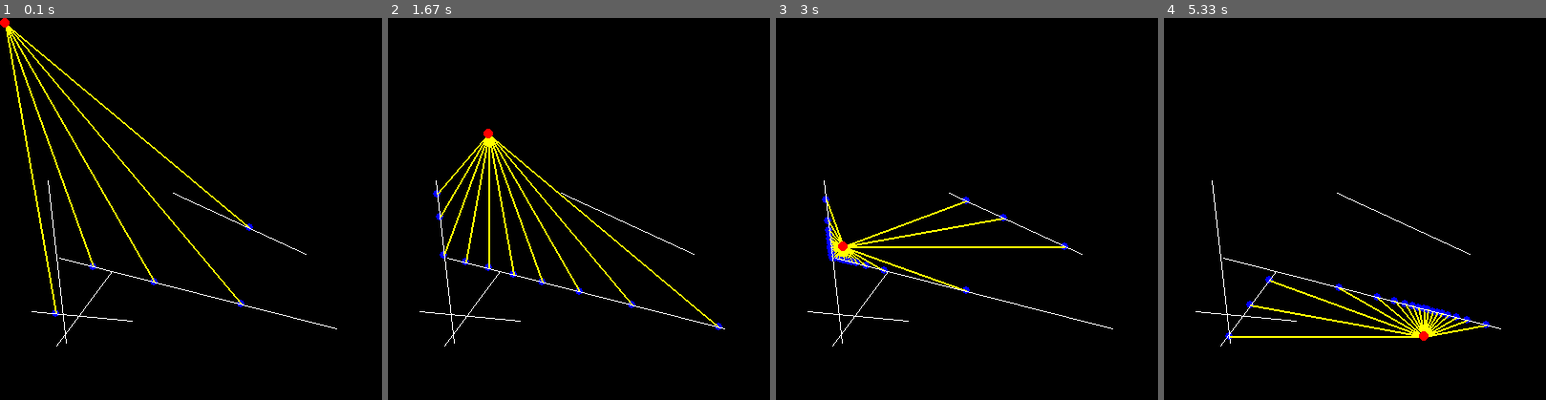
Above: before the commit, frames 1-4 (left to right).
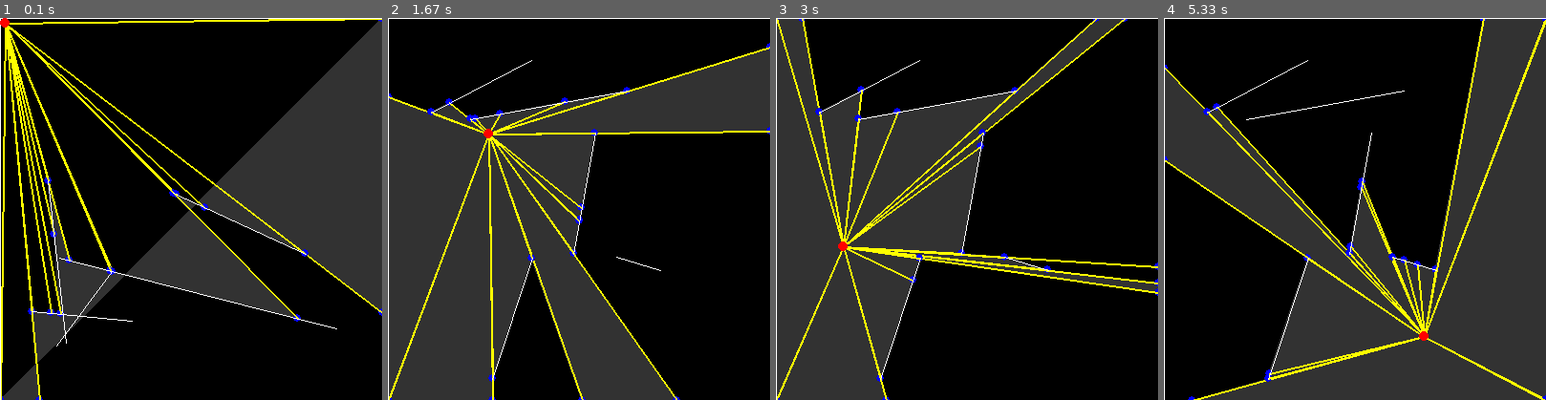
Above: after the commit, the same moments.

Repository: tea-enjoyer11/PlatformerGame0
Game: pygame game, started from raycasting example.py
Same seed, same stepped clock (60 frames per second), same inputs: the game is played once before the commit and once after it.
Inputs (mouse positions are in pixels of both pictures, inside the frame that each line leads up to):
- Up to frame 1 (0.1 s): no input
- Up to frame 2 (1.67 s): hold R 0.33-0.8 s; move the mouse to (563, 224) at 0.37 s; click (617, 293) at 0.88 s; click (716, 342) at 1.22 s; click (487, 132) at 1.55 s
- Up to frame 3 (3 s): click (967, 254) at 1.88 s; click (913, 128) at 2.22 s; click (1100, 308) at 2.55 s; click (844, 247) at 2.88 s
- Up to frame 4 (5.33 s): click (1244, 132) at 3.22 s; click (1263, 277) at 3.55 s; click (1492, 296) at 3.88 s; click (1240, 350) at 4.22 s; click (1236, 231) at 4.55 s; click (1377, 315) at 4.88 s; click (1423, 335) at 5.22 s

The runs differ from the first frame. In frame 1, 32% of the frame differs, in the area x 0-100%, y 0-100%; in frame 2, 47%; in frame 3, 40%; in frame 4, 51%.

Commit message:
raycasting v2

Diff:
--- a/raycasting example.py
+++ b/raycasting example.py
@@ -1,3 +1,4 @@
+# https://www.youtube.com/watch?v=TOEi6T2mtHo
 from Scripts.utils_math import dist
 import math
 import pygame
@@ -17,9 +18,13 @@
 
 
 class Ray:
-    def __init__(self, pos: Vector2, angle: float) -> None:
+    def __init__(self, pos: Vector2, dir: Vector2) -> None:
         self.pos = pos
-        self.dir = Vector2(math.cos(angle), math.sin(angle)) * 10
+        # self.dir = Vector2(math.cos(angle), math.sin(angle)) * 10
+        self.dir = dir
+        if self.dir.length() != 0:
+            self.dir = self.dir.normalize()
+        self.angle = math.atan2(self.dir.y, self.dir.x) % 360
 
     def set_pos(self, pos: Vector2):
         self.pos = pos
@@ -62,8 +67,16 @@
         self.pos = pos
         self.rays: list[Ray] = []
 
-        for a in range(0, 360, 10):
-            self.rays.append(Ray(self.pos, math.radians(a)))
+    def update_rays(self, walls: list[Boundary]):
+        self.rays = []
+        for b in walls:
+            self.rays.append(Ray(self.pos, (b.p1 - self.pos - Vector2(0.00001))))
+            self.rays.append(Ray(self.pos, (b.p1 - self.pos)))
+            self.rays.append(Ray(self.pos, (b.p1 - self.pos + Vector2(0.00001))))
+
+            self.rays.append(Ray(self.pos, (b.p2 - self.pos - Vector2(0.00001))))
+            self.rays.append(Ray(self.pos, (b.p2 - self.pos)))
+            self.rays.append(Ray(self.pos, (b.p2 - self.pos + Vector2(0.00001))))
 
     def cast(self, walls: list[Boundary]) -> list[Vector2]:
         l = []
@@ -79,8 +92,10 @@
                         closest = p
 
             if closest:
-                l.append(closest)
-        return l
+                l.append((closest, r.angle))
+
+        l = sorted(l, key=lambda x: x[1])
+        return [point for point, angle in l]
 
     def render(self, screen: Surface):
         pygame.draw.circle(screen, "red", self.pos, 5)
@@ -92,7 +107,9 @@
 
 
 walls = [Boundary(Vector2(random.randint(20, 380), random.randint(20, 380)), Vector2(random.randint(20, 380), random.randint(20, 380))) for _ in range(5)]
+walls.extend([Boundary(Vector2(0, 0), Vector2(0, 400)), Boundary(Vector2(0, 400), Vector2(400, 400)), Boundary(Vector2(400, 400), Vector2(400, 0)), Boundary(Vector2(400, 0), Vector2(0, 0))])
 part = Particle(Vector2(100, 200))
+part.update_rays(walls)
 
 while True:
     dt = clock.tick(0) * 0.001
@@ -103,10 +120,18 @@
         if event.type == pygame.QUIT or (event.type == pygame.KEYDOWN and event.key == pygame.K_ESCAPE):
             pygame.quit()
             exit()
+        if event.type == pygame.KEYDOWN:
+            if event.key == pygame.K_r:
+                walls = [Boundary(Vector2(random.randint(20, 380), random.randint(20, 380)), Vector2(random.randint(20, 380), random.randint(20, 380))) for _ in range(5)]
+                walls.extend([Boundary(Vector2(0, 0), Vector2(0, 400)), Boundary(Vector2(0, 400), Vector2(400, 400)), Boundary(Vector2(400, 400), Vector2(400, 0)), Boundary(Vector2(400, 0), Vector2(0, 0))])
 
     part.move(mpos)
+    part.update_rays(walls)
 
-    for p in part.cast(walls):
+    intersects = part.cast(walls)
+    pygame.draw.polygon(screen, (50, 50, 50), intersects)
+
+    for p in intersects:
         pygame.draw.circle(screen, "blue", p, 4)
         pygame.draw.line(screen, "yellow", part.pos, p, 2)
 
@@ -114,4 +139,7 @@
     part.render(screen)
     pygame.display.flip()
 
-# https://youtu.be/TOEi6T2mtHo?t=1700
+    pygame.display.set_caption(f"{clock.get_fps():.0f}")
+
+#! Blog über perfektes Raycasting:
+#! https://ncase.me/sight-and-light/
